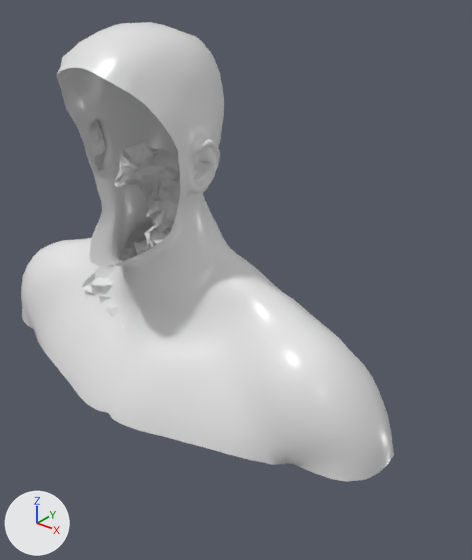
Two versions of the COLLADA model app/src/collada/male11.dae, one commit apart.
Rendered twice from a 50 mm camera at (4.77, -4.87, 2.95) aimed at (0.26, 0.76, -0.55). Lighting does not change. The marker at lower left points along +X, +Y and +Z. Where no turn or scale is listed for an object, it has been applied to the vertices.

In view in the first picture: 'lowpoly', 'makehuman_Body'.
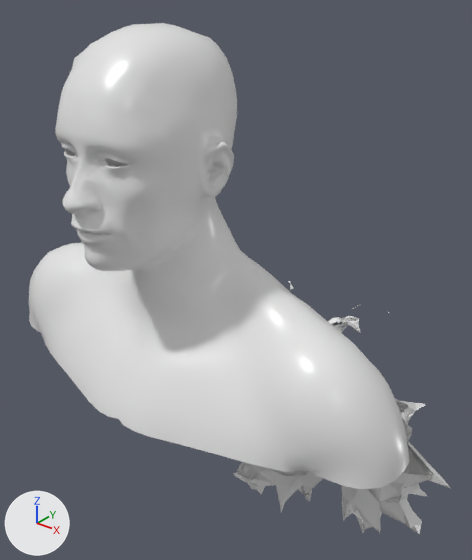
The change, as a list of edits to the scene's bpy script:
```text
Change me_male01_body_007:
    used by ob_makehuman_body; location = (-0.01, -0.23, 0.1)
    remove me_male01_body_007.from_pydata(...)  # 2014 vertices, 3884 faces; spans x -2.8..2.8, y -0.99..1.3, z -1.64..2.35
    add me_male01_body_007.from_pydata(...)  # 4891 vertices, 9688 faces; spans x -2.8..2.8, y -1.3..1.3, z -1.64..2.35
    me_male01_body_007 part 1: 2877 vertices added at x -0.69..0.69, y -1.3..-0.14, z 0.17..1.94
Change me_male01_body_009:
    used by ob_lowpoly; location = (0.17, -0.23, 0.01); rotation_euler = (1.571, 0.0, 0.0), in degrees (90, 0, 0); scale = (0.535, 0.535, 0.535)
    remove me_male01_body_009.from_pydata(...)  # 406 vertices, 666 faces; spans x -3.06..0.09, y -1.81..2.49, z -0.86..0.97
    add me_male01_body_009.from_pydata(...)  # 1881 vertices, 5059 faces; spans x -2.17..0.95, y 0.05..3.1, z -1.56..0.17
    me_male01_body_009 part 2: 406 vertices removed from x -3.06..0.09, y -1.81..2.49, z -0.86..0.97; 1881 vertices added at x -2.17..0.95, y 0.05..3.1, z -1.56..0.17
Change ob_makehuman_body:
    ob_makehuman_body.location: (-0.01, -0.23, 0.1) -> (0.16, -0.23, 0.1)
Change ob_lowpoly:
    ob_lowpoly.scale: (0.535, 0.535, 0.535) -> (1.0, 1.0, 1.0)
    ob_lowpoly.location: (0.17, -0.23, 0.01) -> (2.4, -0.03, -1.71)
    ob_lowpoly.rotation_euler: (1.571, 0.0, 0.0) -> (-0.0322, 0.0000562, 0.00031)  # degrees (90, 0, 0) -> degrees (-1.8, 0, 0)
```

What differs and where, as boxes (x1, y1, x2, y2) in the pictures (472 x 560 px):
'makehuman_Body', reshaped, moved
    before: (21, 22, 394, 482)
    after: (29, 23, 410, 489)
'lowpoly', reshaped, moved, turned, rescaled
    before: (81, 141, 180, 331)
    after: (233, 305, 450, 534)
part 1 of me_male01_body_007, added
    after: (55, 69, 194, 271)
